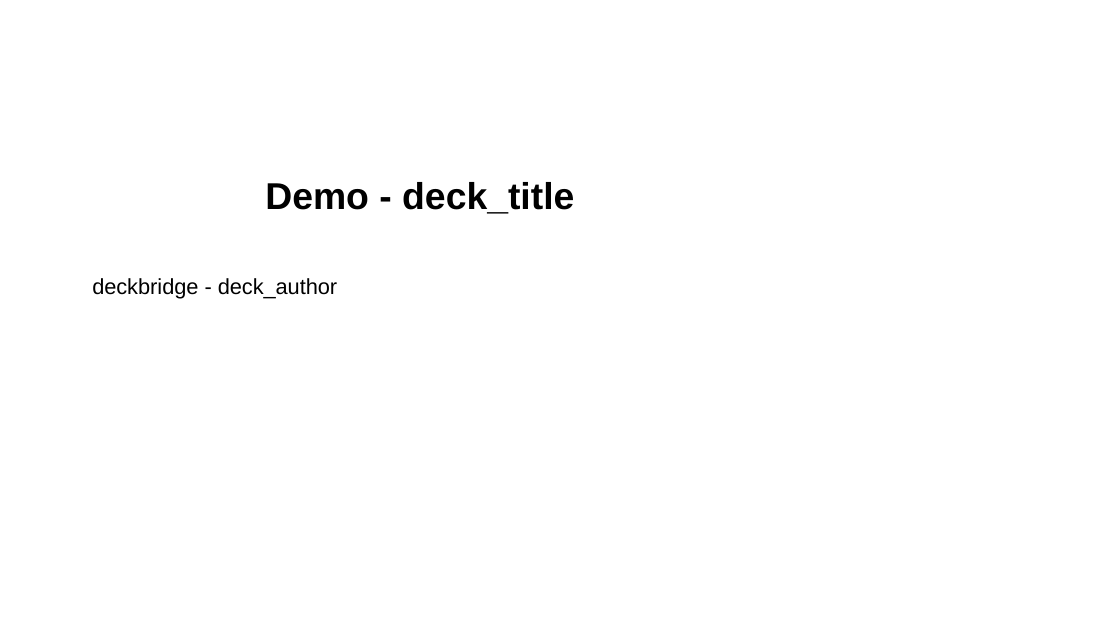
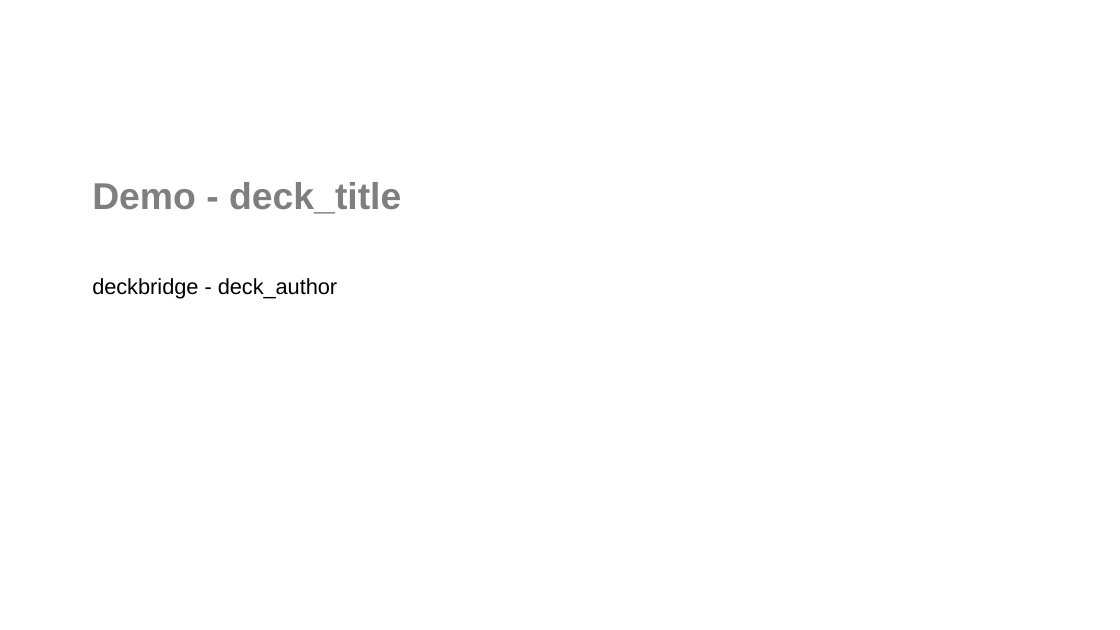
Before and after one commit to josephcobb111/deckbridge, a slide deck: slide 1 of notebooks/demo.pptx. Drawn at 1120x630 pixels with LibreOffice and Linux fonts; fonts in the diff are those of the drawing. Boxes give left, top, right and bottom in pixels: in the first picture for what was removed or moved away, otherwise in the second. Text is boxed around its words. In the diff, an @@ line names an element or a change of style, - is before the commit and + after.

```diff
--- a/notebooks/demo.pptx
+++ b/notebooks/demo.pptx
@@ text "Demo - deck_title" at bbox=[92, 182, 401, 214]: text colour #000000 to #7F7F7F; alignment centre to left @@
```
Also in this commit, not shown: 4 other files.
